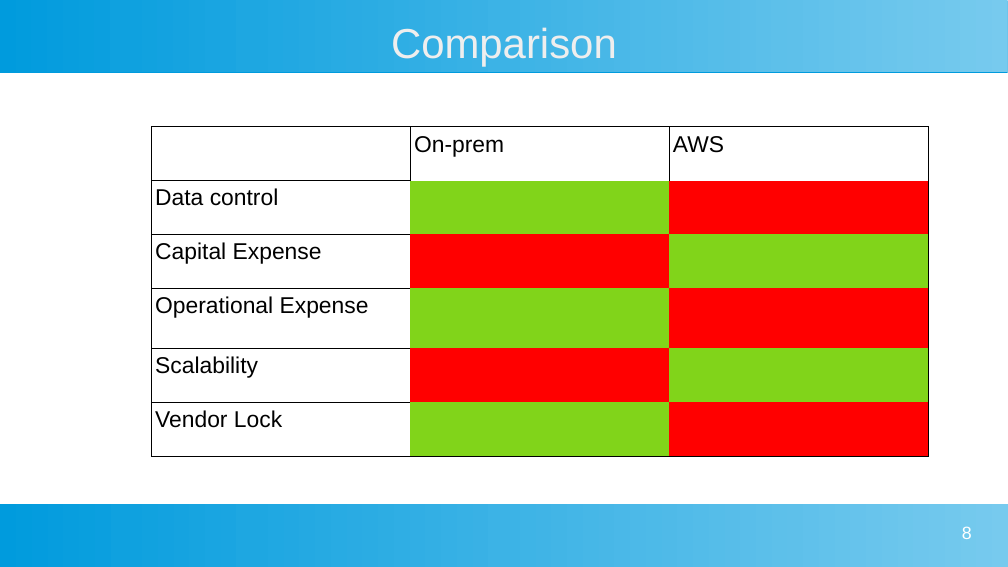
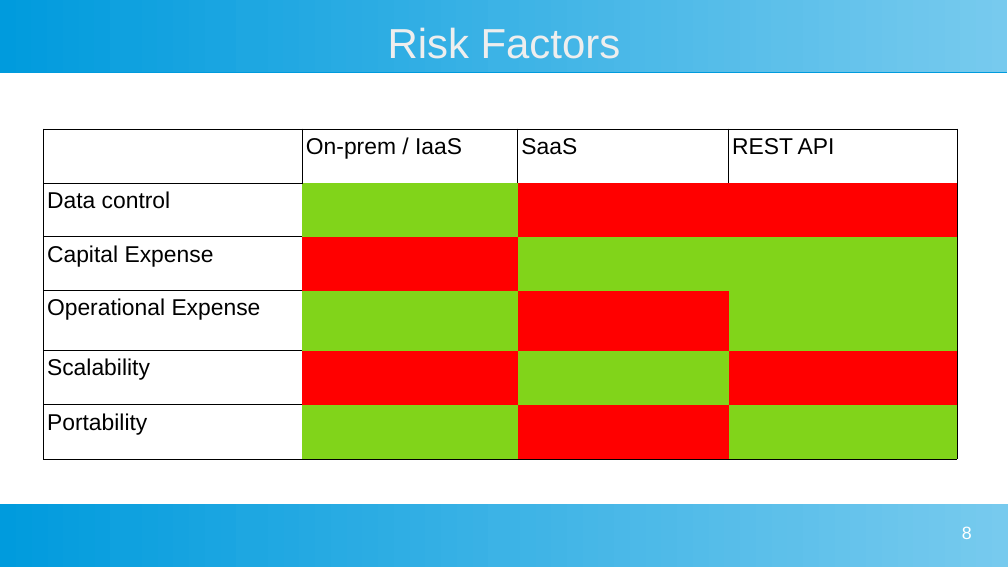
Before and after one commit to DarlowieTechnology/a_bridge_too_far, a slide deck: slide 8 of webapp/indexer/Indexer Architecture.pptx. Drawn at 1008x567 pixels with LibreOffice and Linux fonts; fonts in the diff are those of the drawing. Boxes give left, top, right and bottom in pixels: in the first picture for what was removed or moved away, otherwise in the second. Text is boxed around its words. In the diff, an @@ line names an element or a change of style, - is before the commit and + after.

```diff
--- a/webapp/indexer/Indexer Architecture.pptx
+++ b/webapp/indexer/Indexer Architecture.pptx
@@ title at (388, 27, 621, 59): text changed @@
-Comparison
+Risk Factors
@@ table at (44, 129, 958, 459) @@
-column 1:  | Data control | Capital Expense | Operational Expense | Scalability | Vendor Lock
-column 2: On-prem |  |  |  |  | 
-column 3: AWS |  |  |  |  | 
+column 1:  | Data control | Capital Expense | Operational Expense | Scalability | Portability
+column 2: On-prem / IaaS |  |  |  |  | 
+column 3: SaaS |  |  |  |  | 
+column 4: REST API |  |  |  |  | 
@@ table: place and size @@
-table at (152, 127, 928, 432)
+table at (44, 129, 958, 459)
```
Also in this commit, not shown: 1 slide added, 4 other files.
